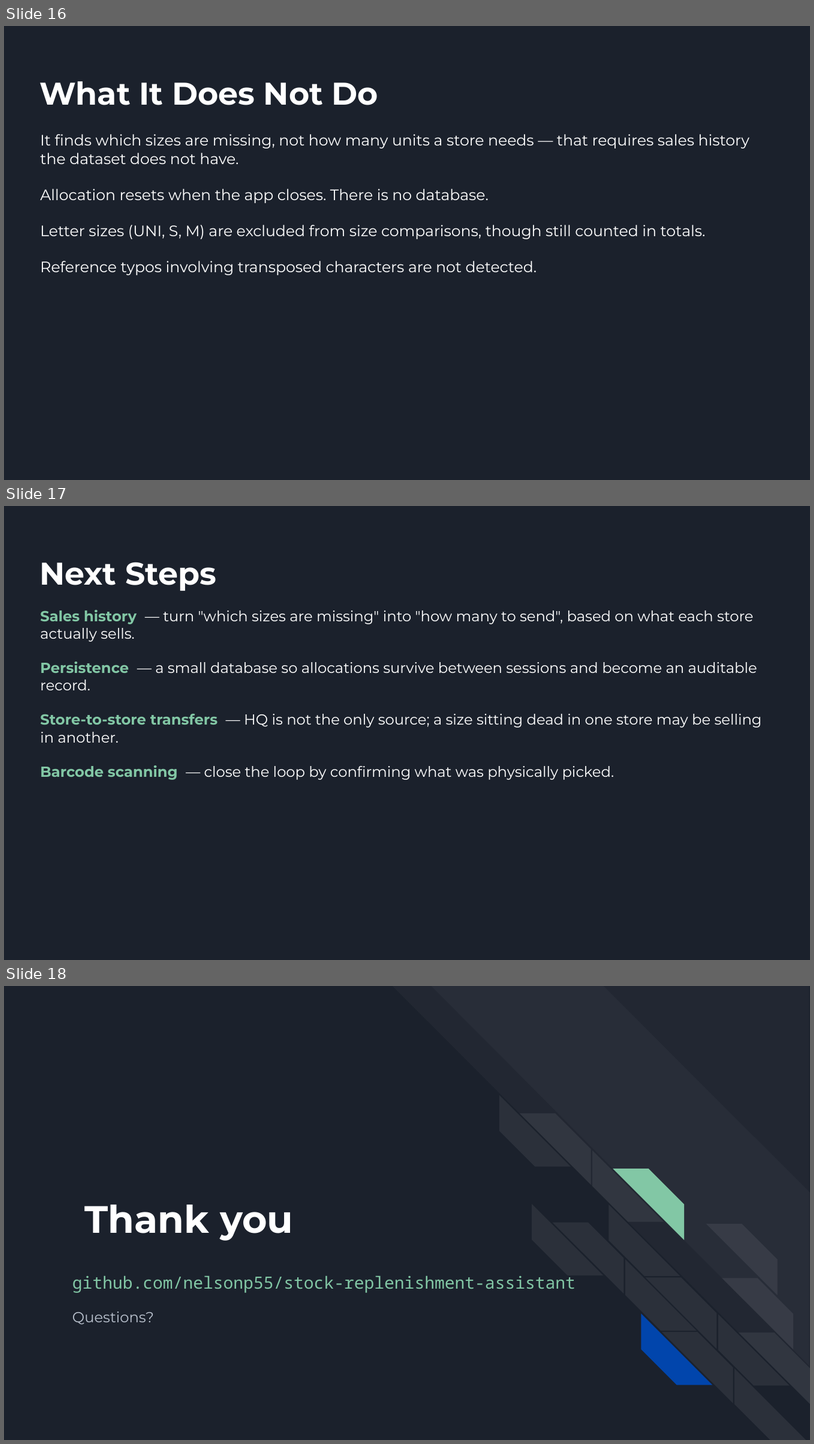
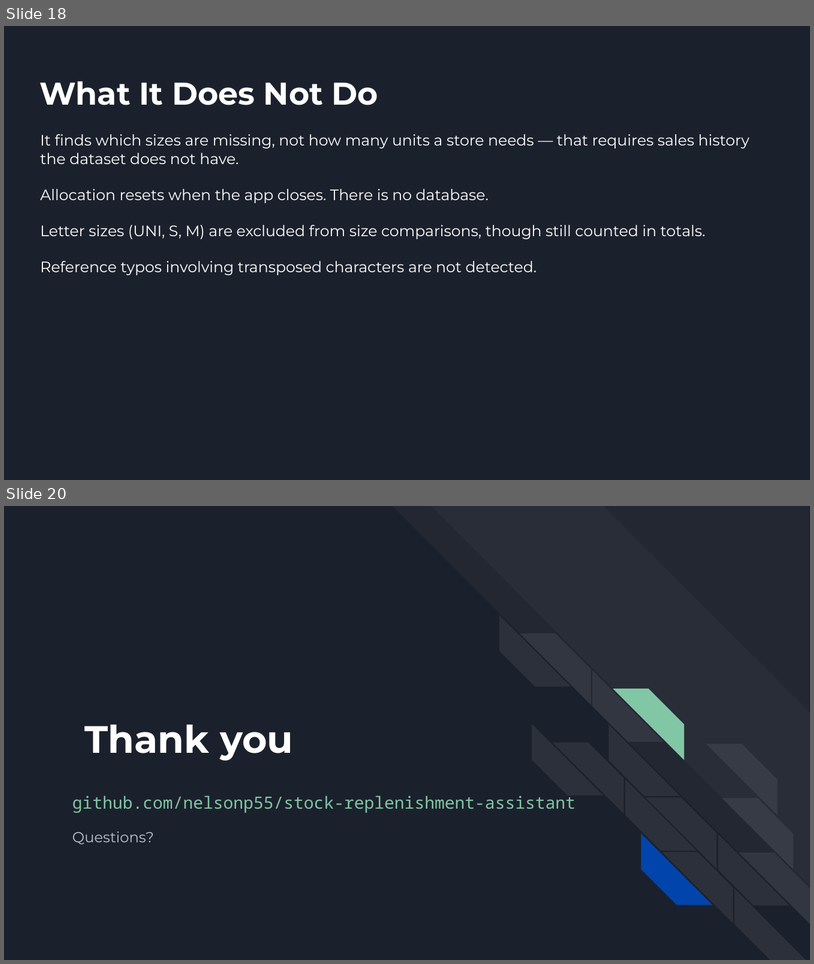
Before and after one commit to nelsonp55/stock-replenishment-assistant, a slide deck: presentation/presentation.pptx. Shown one above the other, each under a label of ours: slides 16, 17 and 18 before the commit, slides 18 and 20 after it; the slides between them are not shown. The pictures are 814x1444 and 814x964 pixels, drawn with LibreOffice and Linux fonts; fonts in the diff are those of the drawing. Boxes give left, top, right and bottom in pixels: in the first picture for what was removed or moved away, otherwise in the second. Text is boxed around its words. In the diff, an @@ line names an element or a change of style, - is before the commit and + after.

```diff
--- a/presentation/presentation.pptx
+++ b/presentation/presentation.pptx
@@ slide 17 removed at [4, 506, 810, 960], background #1B212C @@
@@ title removed at [39, 562, 216, 591] @@
-Next Steps
@@ text removed at [40, 610, 762, 780] @@
-Sales history — turn "which sizes are missing" into "how many to send", based on what each store actually sells.
-Persistence — a small database so allocations survive between sessions and become an auditable record.
-Store-to-store transfers — HQ is not the only source; a size sitting dead in one store may be selling in another.
-Barcode scanning — close the loop by confirming what was physically picked.
@@ what was slide 16 is now slide 18 @@
@@ what was slide 18 is now slide 20 @@
```
Also in this commit, not shown: 8 slides changed, 5 slides added, 2 other slides removed, 5 other files.
